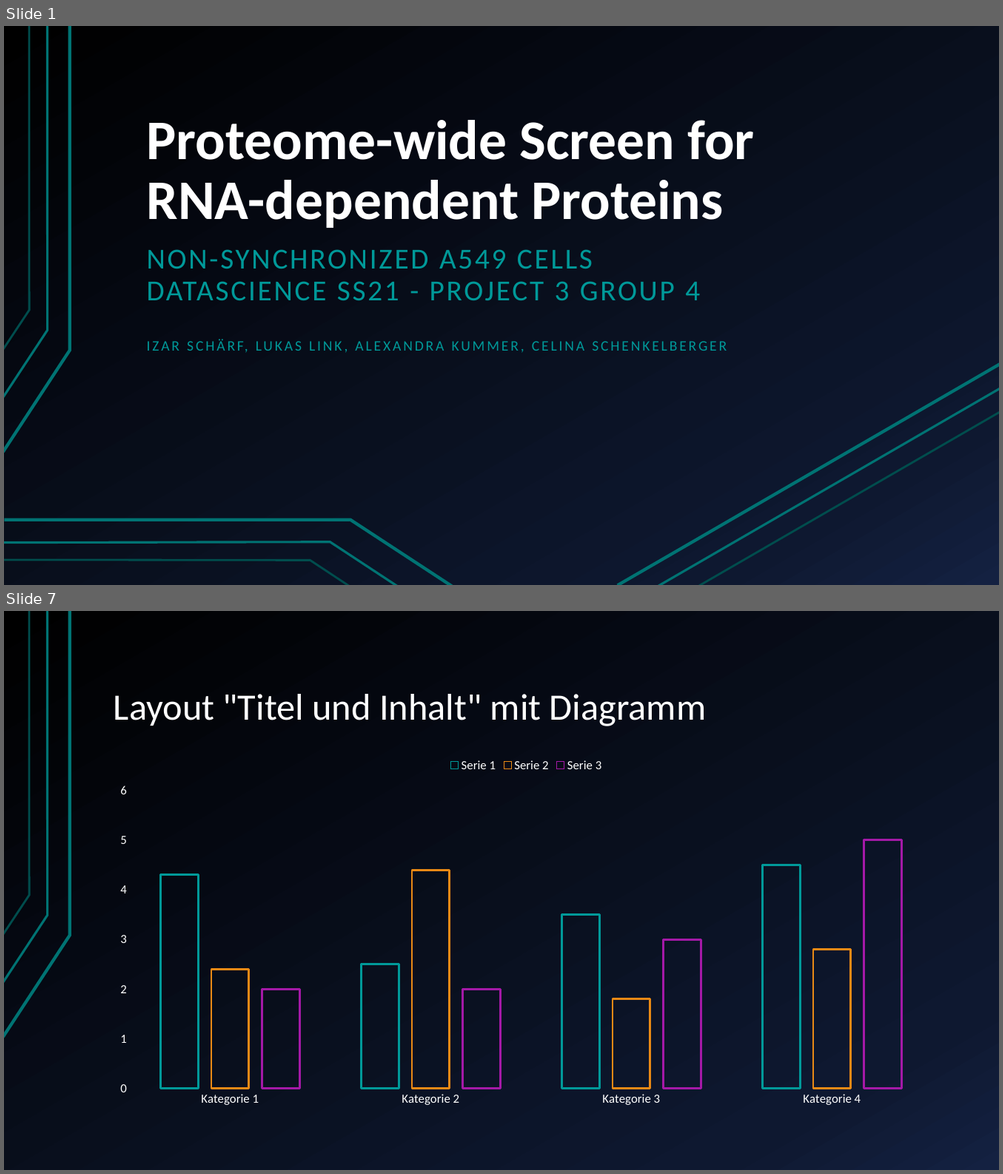
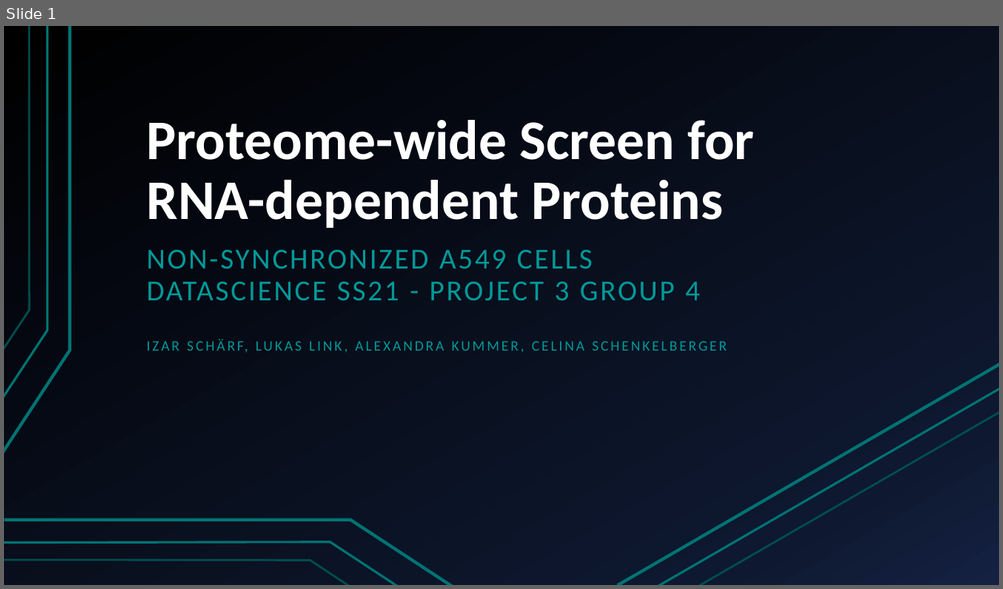
Before and after one commit to AlexandraKummer/2021-topic-03-team-04, a slide deck: Project proposal.pptx. Shown one above the other, each under a label of ours: slides 1 and 7 before the commit, slide 1 after it; the slides between them are not shown. The pictures are 1003x1174 and 1003x589 pixels, drawn with LibreOffice and Linux fonts; fonts in the diff are those of the drawing. Boxes give left, top, right and bottom in pixels: in the first picture for what was removed or moved away, otherwise in the second. Text is boxed around its words. In the diff, an @@ line names an element or a change of style, - is before the commit and + after.

```diff
--- a/Project proposal.pptx
+++ b/Project proposal.pptx
@@ slide 7 removed at [4, 611, 999, 1170], background gradient #000000 to #0F1931 to #142242; not listed: 3 template elements that a slide beside it also shows @@
@@ title removed at [114, 694, 706, 726] @@
-Layout "Titel und Inhalt" mit Diagramm
@@ column chart removed at [103, 750, 948, 1114] @@
-categories: Kategorie 1, Kategorie 2, Kategorie 3, Kategorie 4
-Serie 1: 4.3, 2.5, 3.5, 4.5
-Serie 2: 2.4, 4.4, 1.8, 2.8
-Serie 3: 2, 2, 3, 5
```
Also in this commit, not shown: 4 slides changed, 7 slides added, 5 other slides removed.
